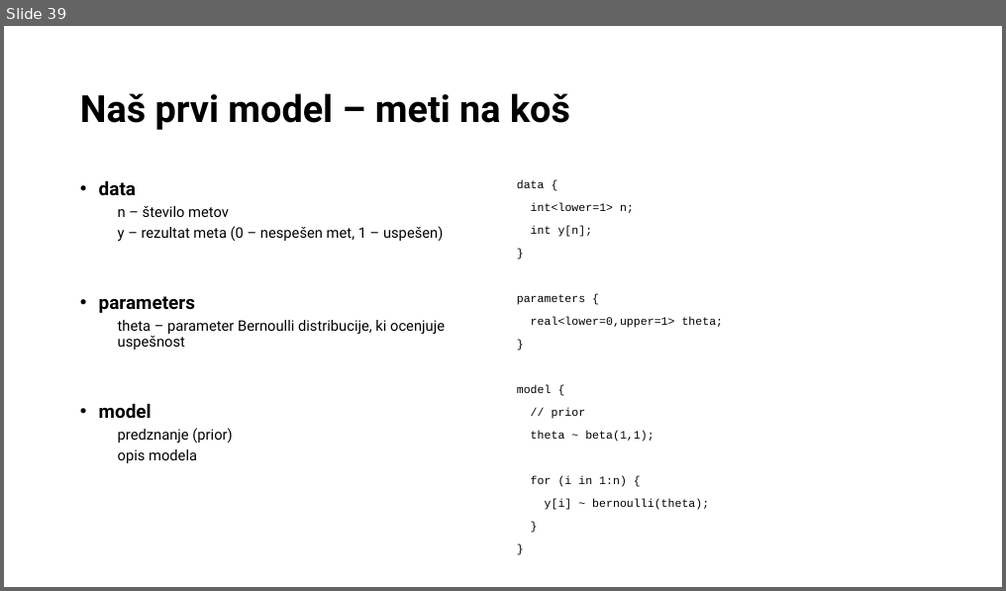
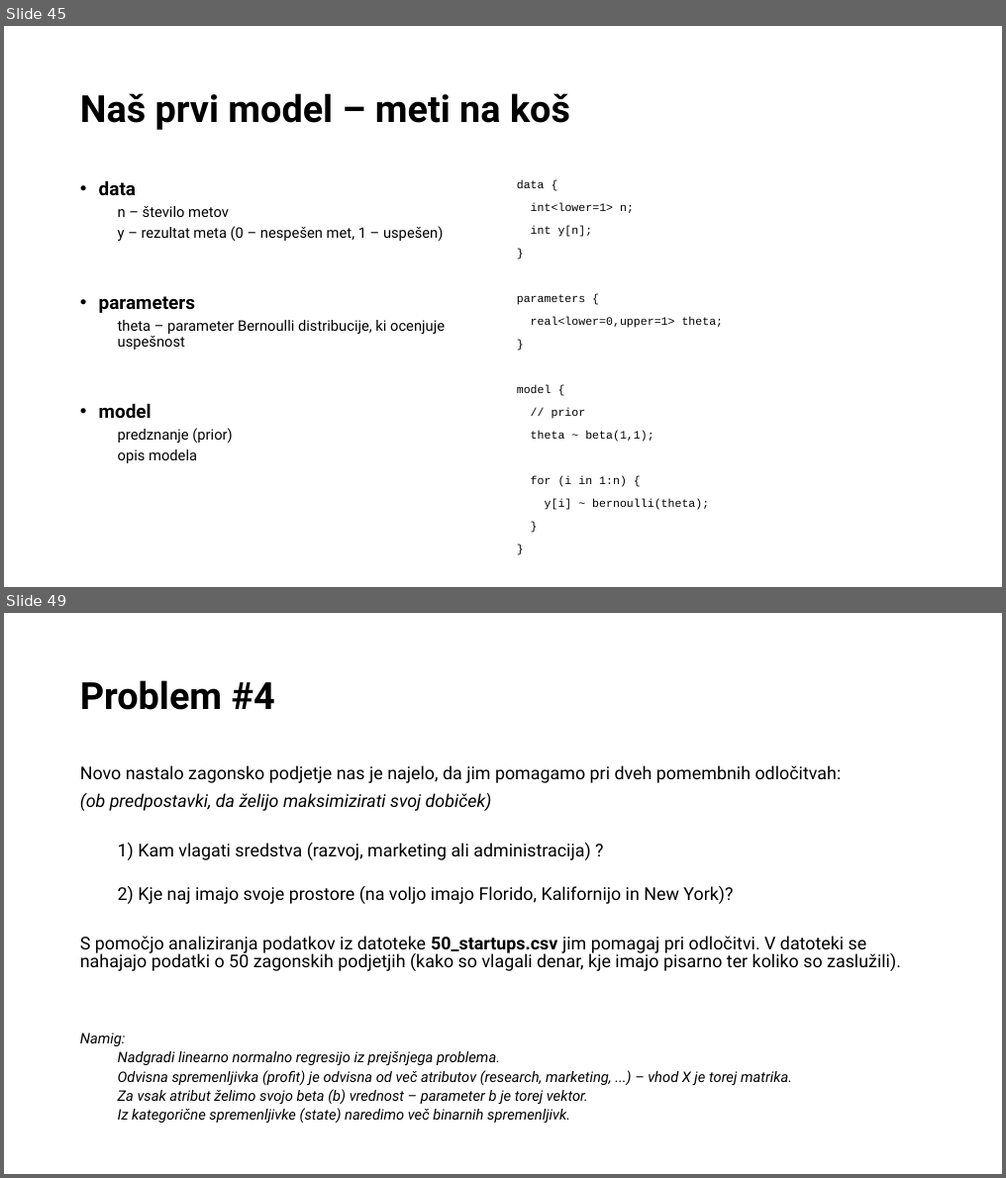
Before and after one commit to bstatcomp/Stan-Intro-Workshop, a slide deck: slides/prezentacija.pptx. Shown one above the other, each under a label of ours: slide 39 before the commit, slides 45 and 49 after it; the slides between them are not shown. The pictures are 1006x591 and 1006x1178 pixels, drawn with LibreOffice and Linux fonts; fonts in the diff are those of the drawing. Boxes give left, top, right and bottom in pixels: in the first picture for what was removed or moved away, otherwise in the second. Text is boxed around its words. In the diff, an @@ line names an element or a change of style, - is before the commit and + after.

```diff
--- a/slides/prezentacija.pptx
+++ b/slides/prezentacija.pptx
@@ slide 49 added at [4,613,1002,1174], background #FFFFFF @@
@@ title added at [80,680,275,710], 36 pt, text #000000, bold @@
+Problem #4
@@ text added at [80,765,901,1123], 17 pt, text #000000 @@
+Novo nastalo zagonsko podjetje nas je najelo, da jim pomagamo pri dveh pomembnih odločitvah:
+(ob predpostavki, da želijo maksimizirati svoj dobiček)
+  1) Kam vlagati sredstva (razvoj, marketing ali administracija) ?
+  2) Kje naj imajo svoje prostore (na voljo imajo Florido, Kalifornijo in New York)?
+S pomočjo analiziranja podatkov iz datoteke 50_startups.csv jim pomagaj pri odločitvi. V datoteki se nahajajo podatki o 50 zagonskih podjetjih (kako so vlagali denar, kje imajo pisarno ter koliko so zaslužili).
+Namig:
+  Nadgradi linearno normalno regresijo iz prejšnjega problema.
+  Odvisna spremenljivka (profit) je odvisna od več atributov (research, marketing, ...) – vhod X je torej matrika.
+  Za vsak atribut želimo svojo beta (b) vrednost – parameter b je torej vektor.
+  Iz kategorične spremenljivke (state) naredimo več binarnih spremenljivk.
@@ what was slide 39 is now slide 45 @@
```
Also in this commit, not shown: 6 slides changed, 7 other slides added, 2 slides removed, 18 other files.
